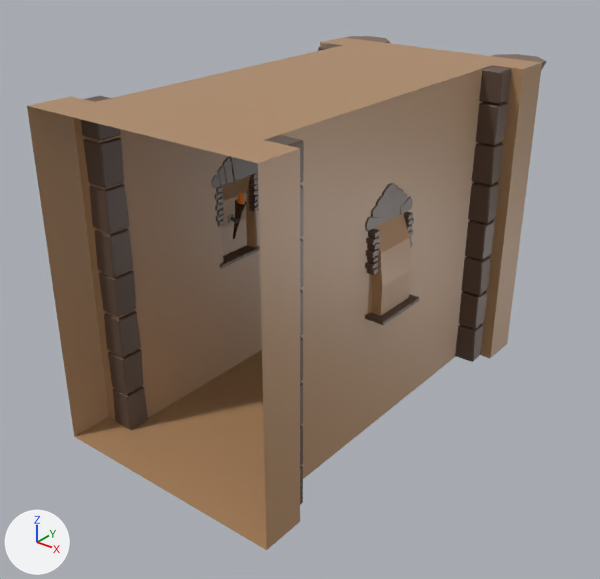
The FBX model Assets/Models/tunnel/tunnel_A 1.fbx, before and after one commit.
Both versions are drawn from a 50 mm lens placed at (4.27, 0.44, 4.47), pointed at (-0.02, 5.79, 1.15). The axes (+X, +Y, +Z) are drawn at lower left. The lights are the same throughout. Where no turn or scale is listed for an object, it has been applied to the vertices.

Objects in the first picture: 'Tunnel_A'.
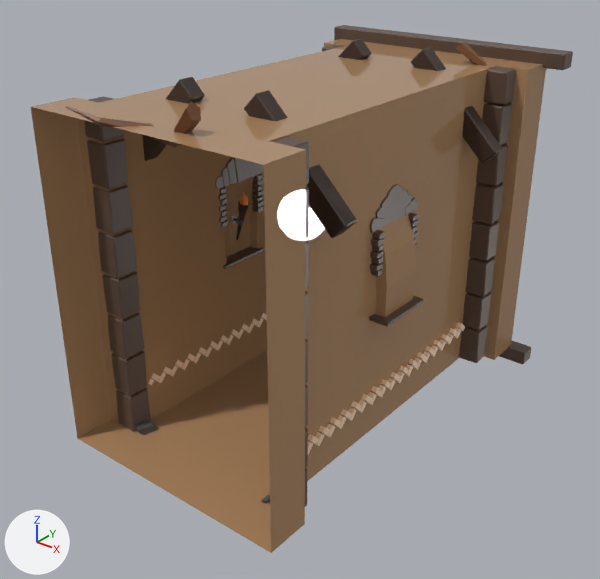
What differs and where, as boxes [x1, y1, x2, y2] in the pictures (600 x 579 px):
'Tunnel_A', surface changed, reshaped, moved (beige to brown)
    before: [27, 36, 546, 550]
    after: [31, 25, 573, 553]
part 1 of me_cube_007, added (beige)
    after: [135, 313, 531, 504]
part 2 of me_cube_007, added (brown)
    after: [334, 25, 573, 164]
part 3 of me_cube_007, added (brown)
    after: [65, 77, 357, 238]

Edits to the bpy script that builds the scene:
```text
Change mat_wand:
    mat_wand.roughness: 0.4 -> 0.0
Change me_cube_007:
    remove me_cube_007.from_pydata(...)  # 3348 vertices, 3430 faces; spans x -1.14..1.14, y -2.13..2.13, z -1.51..1.51
    add me_cube_007.from_pydata(...)  # 5316 vertices, 5607 faces; spans x -1.25..1.34, y -2.23..2.13, z -1.62..1.73
    me_cube_007 part 1: 1872 vertices added at x -1.25..1.34, y -1.76..1.96, z -1.62..-1.02
    me_cube_007 part 2: 97 vertices added at x -1.25..1.34, y 0.91..1.97, z 0.76..1.69
    me_cube_007 part 3: 73 vertices added at x -1.17..1.18, y -2.23..-1.18, z 0.76..1.73
    add me_cube_007.materials.append(mat_itarsien_023)  # beige #ffdbb9
    add me_cube_007.materials.append(mat_itarsien_022)  # beige #ffdbb9
    add me_cube_007.materials.append(mat_itarsien_021)  # beige #ffdbb9
    add me_cube_007.materials.append(mat_itarsien_020)  # beige #ffdbb9
    add me_cube_007.materials.append(mat_itarsien_019)  # beige #ffdbb9
    add me_cube_007.materials.append(mat_itarsien_018)  # beige #ffdbb9
    add me_cube_007.materials.append(mat_itarsien_017)  # beige #ffdbb9
    add me_cube_007.materials.append(mat_itarsien_003)  # beige #ffdbb9
    add me_cube_007.materials.append(mat_wurzel)  # brown #774b29
    add me_cube_007.materials.append(mat_stein_010)  # dark grey #575757
    add me_cube_007.materials.append(mat_stein_014)  # dark grey #575757
    add me_cube_007.materials.append(mat_stein_013)  # dark grey #575757
    add me_cube_007.materials.append(mat_stein_024)  # dark grey #575757
    add me_cube_007.materials.append(mat_stein_025)  # dark grey #575757
    add me_cube_007.materials.append(mat_stein_011)  # dark grey #575757
    add me_cube_007.materials.append(mat_stein_012)  # dark grey #575757
    add me_cube_007.materials.append(mat_stein_033)  # dark grey #575757
    add me_cube_007.materials.append(mat_itarsien_027)  # beige #ffdbb9
Change ob_tunnel_a:
    ob_tunnel_a.location: (-0.05, 6.13, 1.49) -> (0.0, 6.13, 1.49)
```
